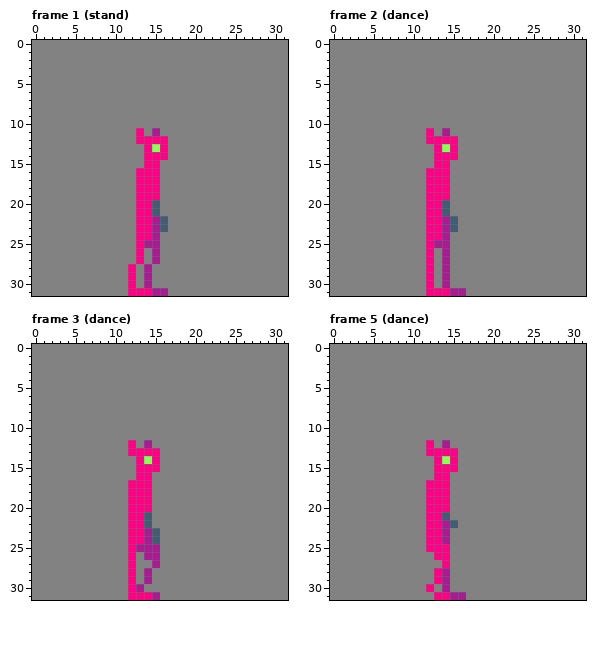
Pixel-art file -- Assets/Art/MrFish.aseprite. This is how it looked before the edit.
32x32 pixels, 76 frames. Shown: frame 1 (stand), frame 2 (dance), frame 3 (dance), frame 5 (dance). The commit also changed other frames, which this record leaves out.
The result:
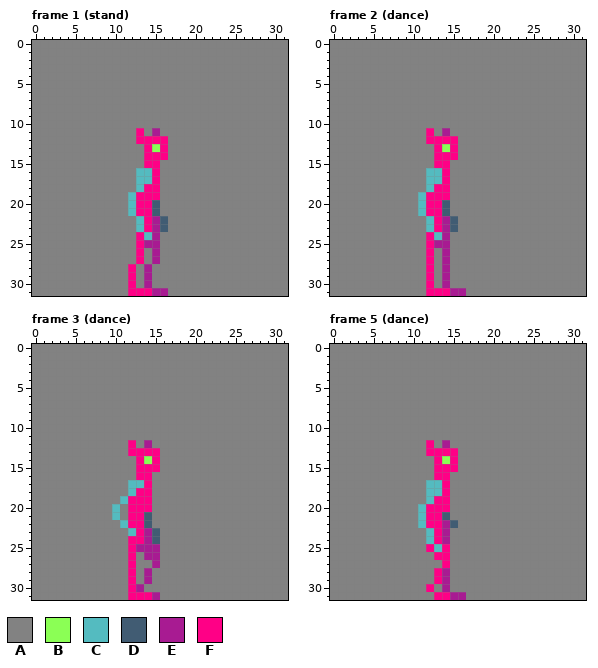
Palette (. is transparent): A #828282  B #8bff55  C #54bbc0  D #415c73  E #a81b92  F #ff0086
Commit: added up walk, tweaked atk animations
Changes in this commit:
layer "armnear" now shown
Changed rows in their new state; - is an unchanged pixel.
Frame 1 (stand), layer "armnear":
first column x 12:
16 -CC
17 -CC
18 -C-
19 C--
20 C--
21 C--
22 -C-
23 -C-
24 --C
Frame 2 (dance), layer "armnear":
first column x 11:
16 -CC
17 -CC
18 -C-
19 C--
20 C--
21 C--
22 -C-
23 -C-
24 --C
Frame 3 (dance), layer "armnear":
first column x 10:
17 --CC
18 --C-
19 -C--
20 C---
21 C---
22 -C--
23 --C-
Frame 5 (dance), layer "armnear":
first column x 11:
17 -CC
18 -CC
19 -C-
20 C--
21 C--
22 C--
23 -C-
24 -C-
25 --C
